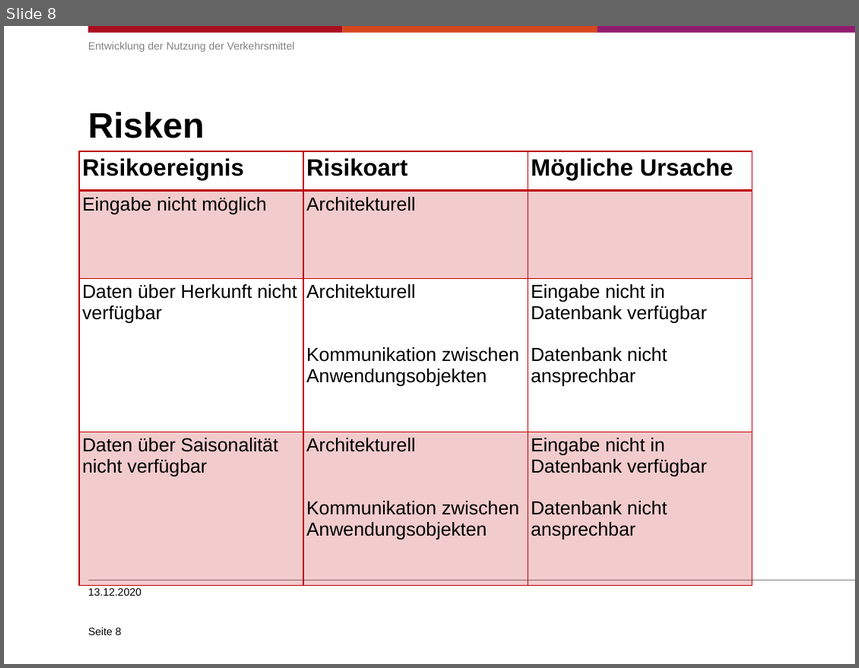
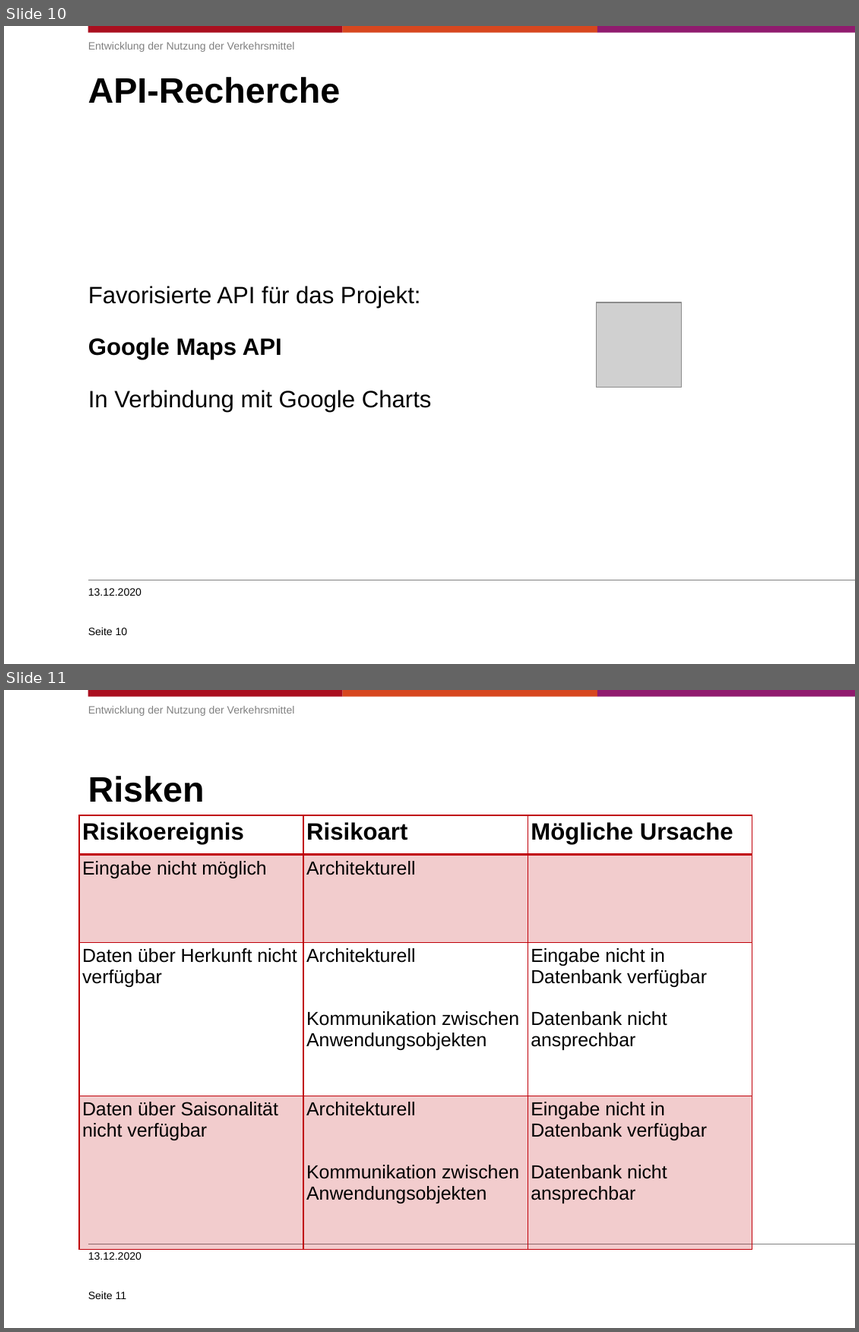
Before and after one commit to sjohannsen1/EPWS2020Mohr-DamaJohannsen, a slide deck: Audits/WS2020_Mohr-Dama_Johannsen_Präsentation_audit2.pptx. Shown one above the other, each under a label of ours: slide 8 before the commit, slides 10 and 11 after it. The pictures are 859x668 and 859x1332 pixels, drawn with LibreOffice and Linux fonts; fonts in the diff are those of the drawing; grey boxes stand for pictures; background and template pictures are left out. Boxes give left, top, right and bottom in pixels: in the first picture for what was removed or moved away, otherwise in the second. Text is boxed around its words. In the diff, an @@ line names an element or a change of style, - is before the commit and + after.

```diff
--- a/Audits/WS2020_Mohr-Dama_Johannsen_Präsentation_audit2.pptx
+++ b/Audits/WS2020_Mohr-Dama_Johannsen_Präsentation_audit2.pptx
@@ slide 10 added at box(4, 26, 855, 664), background #FFFFFF; not listed: 4 template elements that a slide beside it also shows @@
@@ text added at box(88, 42, 295, 52), 9 pt, text #808080 @@
+Entwicklung der Nutzung der Verkehrsmittel
@@ title added at box(88, 77, 341, 104), 30 pt, text #000000, bold @@
+API-Recherche
@@ text added at box(88, 286, 432, 412), 20 pt, text #000000 @@
+Favorisierte API für das Projekt:
+Google Maps API
+In Verbindung mit Google Charts
@@ picture added at box(597, 303, 682, 388) @@
@@ text added at box(88, 588, 142, 596), 9 pt, text #000000 @@
+13.12.2020
@@ page number added at box(88, 628, 128, 636), 9 pt, text #000000 @@
+Seite 10
@@ what was slide 8 is now slide 11 @@
@@ page number at box(88, 1292, 127, 1300): text changed @@
-Seite 8
+Seite 11
```
Also in this commit, not shown: 1 slide changed, 6 other slides added, 1 other file.
